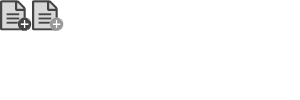
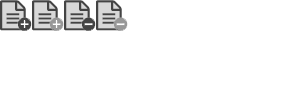
Layer changes from the first 300×100 image to the second:
added group "text contract hover" (luminosity) with 5 layers above "text contract" over [96,0,128,31]
added layer "Screen Shot 2015-04-25 at 5.26.53 AM" (1st of 2, in "text contract hover") (luminosity) in group "text contract hover" over [113,17,128,31]
added layer "Text" (1st of 4, in "text contract hover") in group "text contract hover" over [96,0,122,31]
added layer "Layer 1" (1st of 4, in "text contract hover") in group "text contract hover" over [97,1,121,30]
added group "text contract" (luminosity) with 5 layers above "text expand hover" over [64,0,96,31]
added layer "Screen Shot 2015-04-25 at 5.26.53 AM" (2nd of 2, in "text contract") in group "text contract" over [81,17,96,31]
added layer "Text" (2nd of 4, in "text contract") in group "text contract" over [64,0,90,31]
added layer "Layer 1" (2nd of 4, in "text contract") in group "text contract" over [65,1,89,30]
